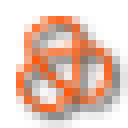
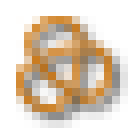
Layer changes from the first 128 x 128 image to the second:
painted on "Rubberband" over [left=16, top=16, right=112, bottom=112]
